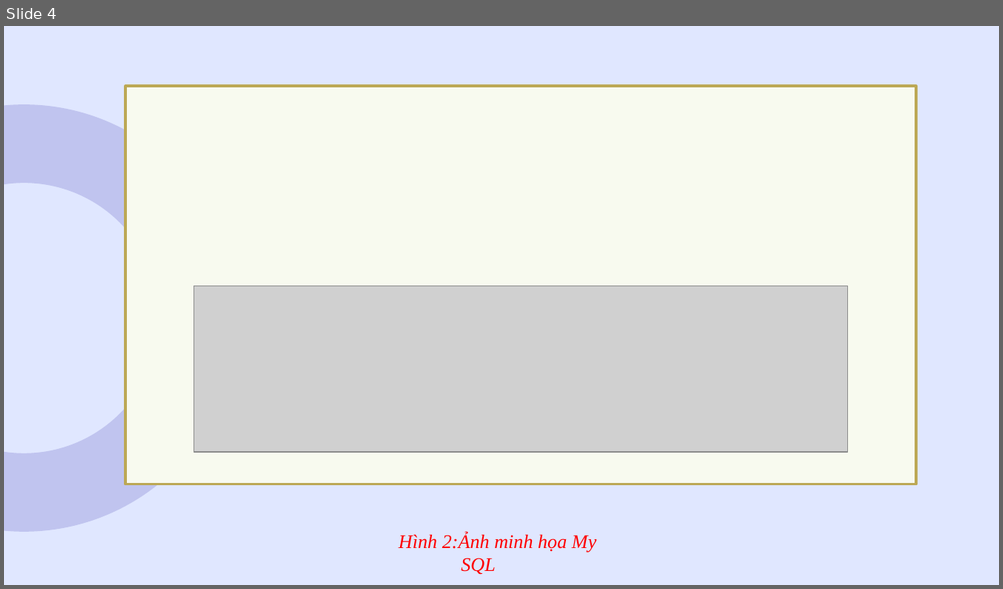
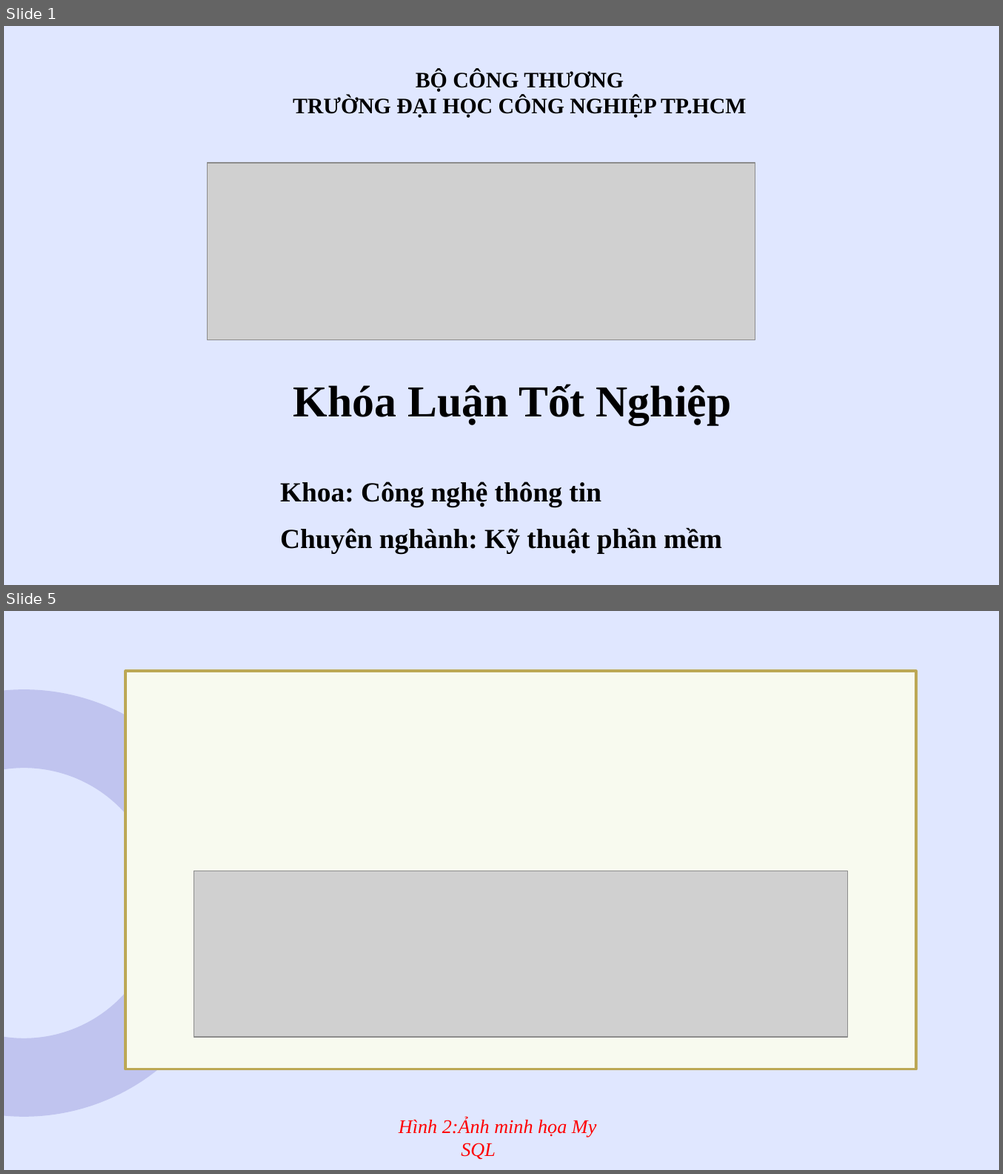
Before and after one commit to hoangtuandrive/GearVM, a slide deck: Báo Cáo/Nhom77_Final/Nhom77_PPT.pptx. Shown one above the other, each under a label of ours: slide 4 before the commit, slides 1 and 5 after it; the slides between them are not shown. The pictures are 1003x589 and 1003x1174 pixels, drawn with LibreOffice and Linux fonts; fonts in the diff are those of the drawing; grey boxes stand for pictures. Boxes give left, top, right and bottom in pixels: in the first picture for what was removed or moved away, otherwise in the second. Text is boxed around its words. In the diff, an @@ line names an element or a change of style, - is before the commit and + after.

```diff
--- a/Báo Cáo/Nhom77_Final/Nhom77_PPT.pptx
+++ b/Báo Cáo/Nhom77_Final/Nhom77_PPT.pptx
@@ slide 1 added at (4, 26, 999, 585), background #FFFFFF @@
@@ text added at (293, 70, 746, 118), 16 pt, text #000000, bold @@
+BỘ CÔNG THƯƠNG
+TRƯỜNG ĐẠI HỌC CÔNG NGHIỆP TP.HCM
@@ picture added at (207, 163, 754, 340) @@
@@ text added at (293, 384, 731, 425), 32 pt, text #000000, bold @@
+Khóa Luận Tốt Nghiệp
@@ text added at (280, 482, 722, 554), 20 pt, text #000000, bold @@
+Khoa: Công nghệ thông tin
+Chuyên nghành: Kỹ thuật phần mềm
@@ what was slide 4 is now slide 5 @@
```
Also in this commit, not shown: 19 slides changed, 2 other slides added, 9 slides removed, 15 other files.
